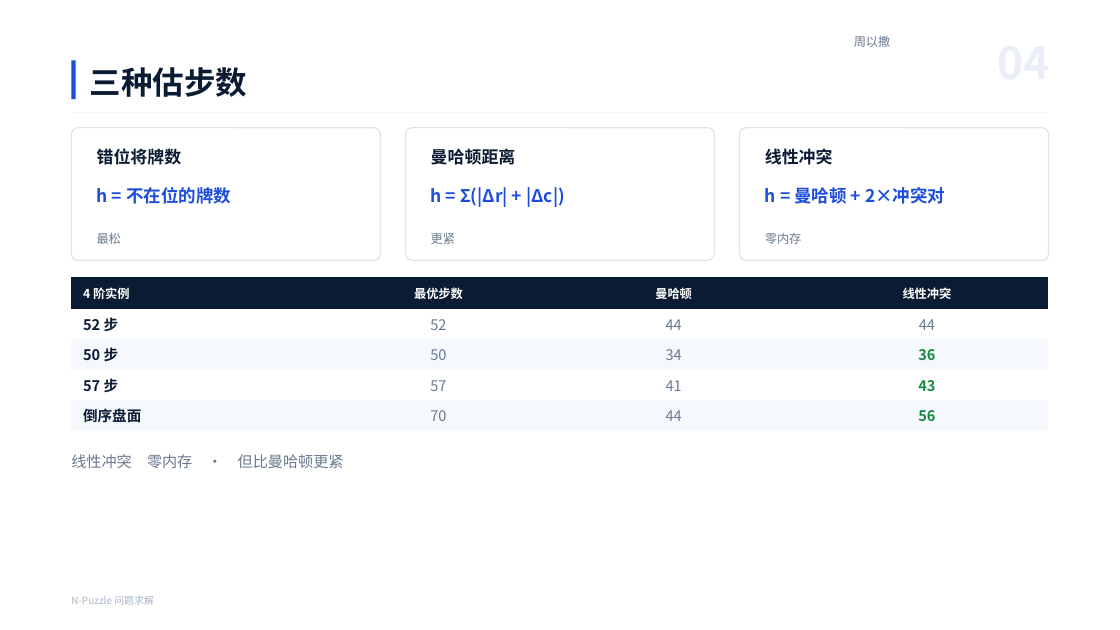
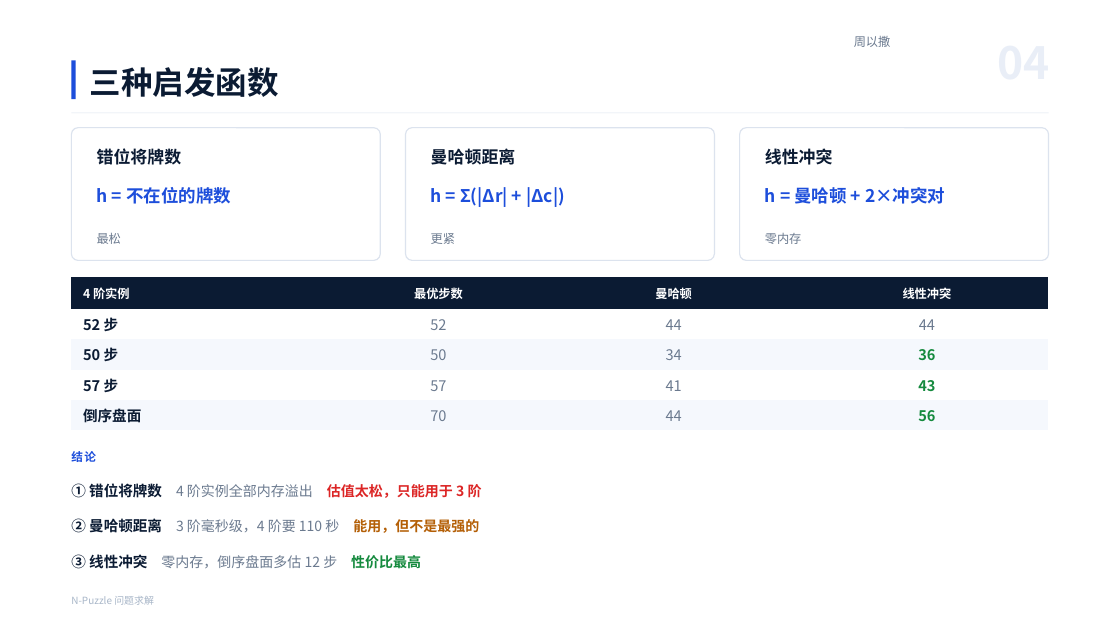
Before and after one commit to lin612320/ai-course-group, a slide deck: slide 4 of 项目一-NPuzzle问题求解/02-演示/N-Puzzle项目演示.pptx. Drawn at 1120x630 pixels with LibreOffice and Linux fonts; fonts in the diff are those of the drawing; background and template pictures are left out. Boxes give left, top, right and bottom in pixels: in the first picture for what was removed or moved away, otherwise in the second. Text is boxed around its words. In the diff, an @@ line names an element or a change of style, - is before the commit and + after.

```diff
--- a/项目一-NPuzzle问题求解/02-演示/N-Puzzle项目演示.pptx
+++ b/项目一-NPuzzle问题求解/02-演示/N-Puzzle项目演示.pptx
@@ text at (90, 67, 279, 97): text changed @@
-三种估步数
+三种启发函数
@@ text added at (71, 451, 96, 462), 10 pt, text #1D4EDB, bold @@
+结论
@@ text added at (71, 483, 482, 498), 12 pt, text #DC2626, bold @@
+① 错位将牌数 4 阶实例全部内存溢出 估值太松，只能用于 3 阶
@@ text added at (71, 517, 479, 536), 12 pt, text #6B7A8F, bold @@
+② 曼哈顿距离 3 阶毫秒级，4 阶要 110 秒 能用，但不是最强的
@@ text at (71, 554, 421, 569): text changed; size 13 to 12 pt @@
-线性冲突 零内存 · 但比曼哈顿更紧
+③ 线性冲突 零内存，倒序盘面多估 12 步 性价比最高
```
Also in this commit, not shown: 1 other file.
